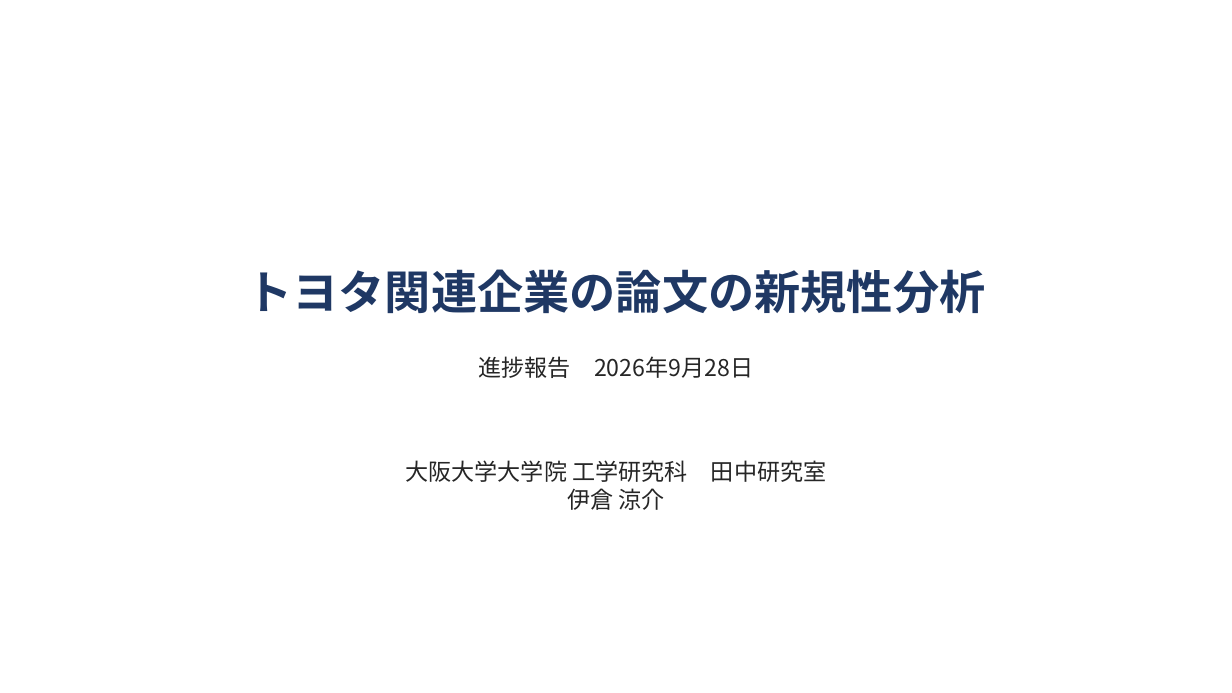
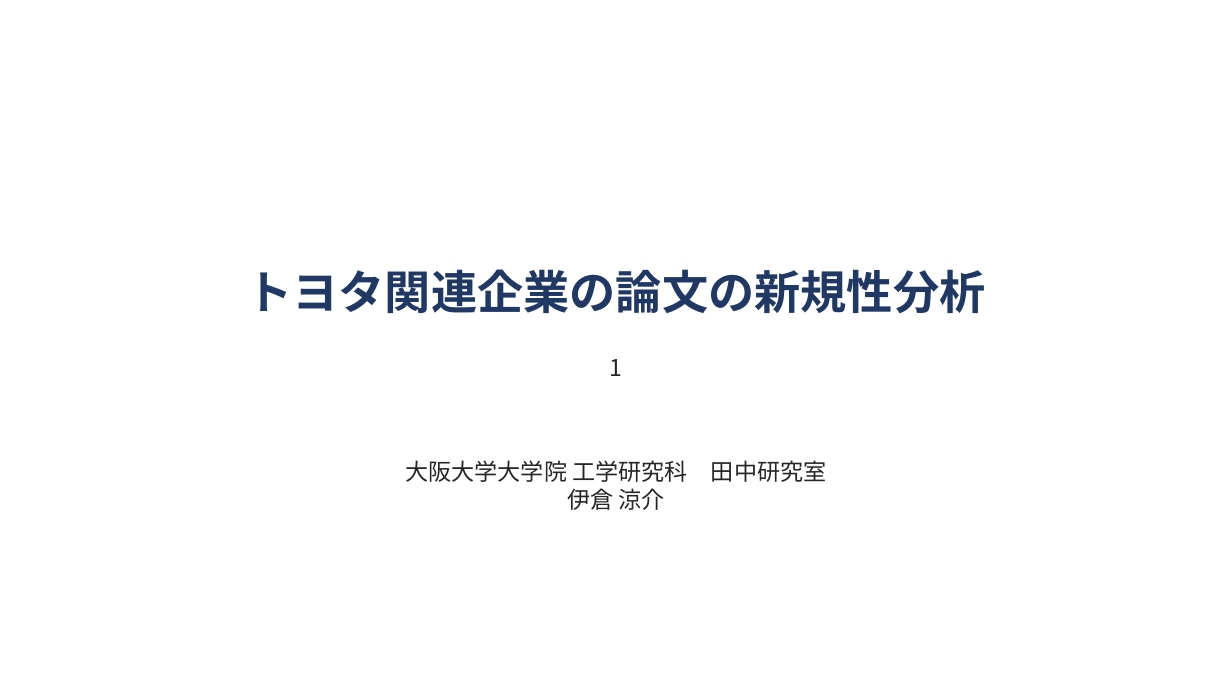
Before and after one commit to ryosuke0828/sci-sci-toyota, a slide deck: slide 1 of docs/slides/toyota_novelty_progress.pptx. Drawn at 1232x693 pixels with LibreOffice and Linux fonts; fonts in the diff are those of the drawing. Boxes give left, top, right and bottom in pixels: in the first picture for what was removed or moved away, otherwise in the second. Text is boxed around its words. In the diff, an @@ line names an element or a change of style, - is before the commit and + after.

```diff
--- a/docs/slides/toyota_novelty_progress.pptx
+++ b/docs/slides/toyota_novelty_progress.pptx
@@ text at [610, 359, 623, 376]: text changed @@
-進捗報告 2026年9月28日
+1
```
Also in this commit, not shown: 8 other slides changed, 4 slides added, 3 slides removed.
